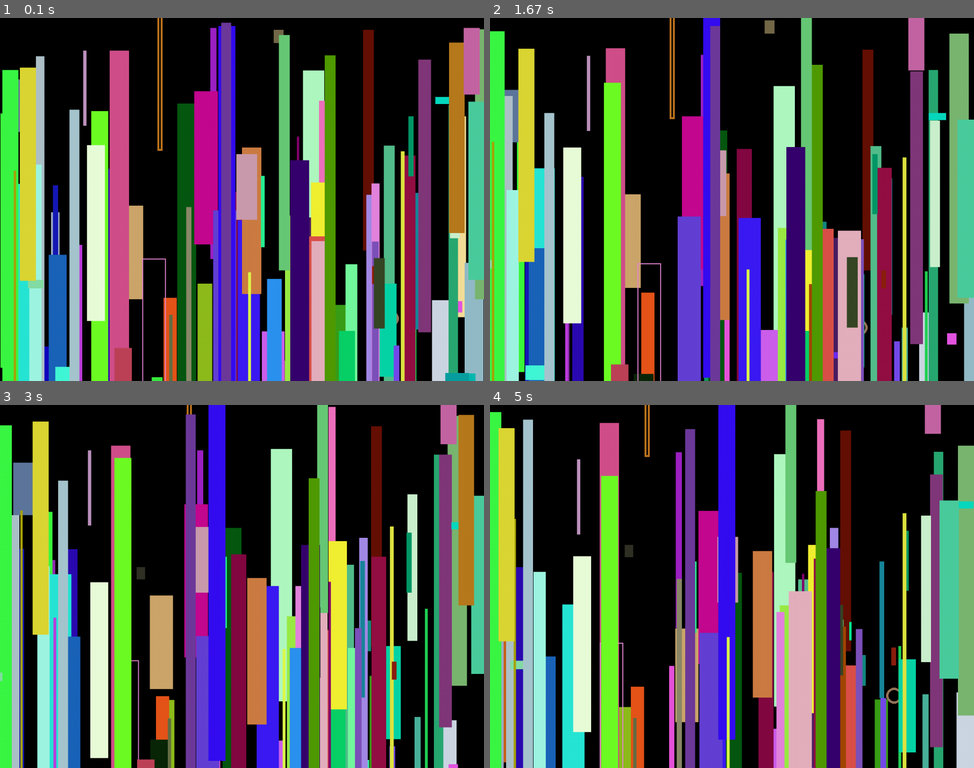
Above: before the commit, frames 1-4 (two rows, left to right).
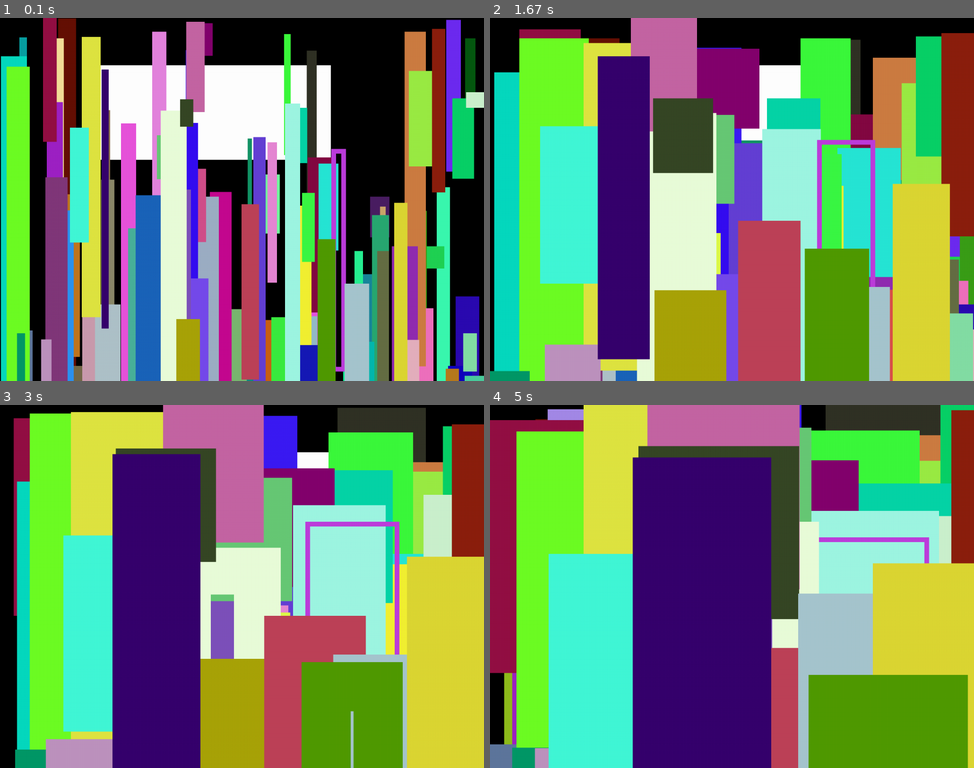
Above: after the commit, the same moments.

Repository: orthodoxego/oop-test-pygame
Game: pygame game, started from start.py
The game is run twice, just before and just after one commit, with the same random seed, the same clock (stepped at 60 frames per second) and the same inputs.
Inputs:
- Up to frame 1 (0.1 s): no input
- Up to frame 2 (1.67 s): no input
- Up to frame 3 (3 s): no input
- Up to frame 4 (5 s): no input

The runs differ from the first frame. In frame 1, 85% of the frame differs, in the area x 0-100%, y 0-100%; in frame 2, 93%; in frame 3, 97%; in frame 4, 98%.

Commit message:
Новая инициализация класса.

Diff:
--- a/dataclass/square.py
+++ b/dataclass/square.py
@@ -16,8 +16,8 @@
         self.y += randint(-5, 5)
 
     def resize(self):
-        self.r += randint(0, 1024)
-        self.d += randint(0, 768)
+        self.r += randint(0, 1)
+        self.d += randint(0, 1)
 
     def draw(self, scene):
         pygame.draw.rect(scene, self.color, (self.x, self.y, self.r, self.d), self.e)
--- a/start.py
+++ b/start.py
@@ -5,7 +5,6 @@
 from dataclass.square import Square
 
 pygame.init()
-pygame.display.set_caption("Test OOP")
 pygame.display.set_caption("Test OOP")
 size = [WIDTH, HEIGHT]
 scene = pygame.display.set_mode(size)
@@ -21,9 +20,14 @@
 
 sqe = []
 for i in range(100):
-    sqe.append(Square(randint(0, WIDTH), randint(0, HEIGHT),
-                      (randint(0, 255), randint(0, 255), randint(0, 255)),
-                      randint(5, 50), randint(0, WIDTH), randint(0, HEIGHT)))
+    x = randint(0, WIDTH)
+    y = randint(0, HEIGHT)
+    color = (randint(0, 255), randint(0, 255), randint(0, 255))
+    r = randint(5, 50)
+    d = randint(0, WIDTH)
+    e = randint(0, HEIGHT)
+    sqe.append(Square(x, y, color, r, d, e))
+ # def __init__(self, x, y, color, r, d, e):
 
 while playGame:
     for event in pygame.event.get():
@@ -36,11 +40,14 @@
     scene.fill((0, 0, 0))
     # ============================================
 
-    for i in range(len(crc)):
-        crc[i].move()
-        crc[i].draw(scene)
+    pygame.draw.rect(scene, (255, 255, 255), (200, 100, 500, 200))
+
+    # for i in range(len(crc)):
+    #     crc[i].move()
+    #     crc[i].draw(scene)
 
     for i in range(len(sqe)):
+        sqe[i].resize()
         sqe[i].move()
         sqe[i].draw(scene)
 
